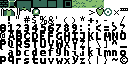
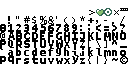
Comparing the layer stacks of the two 128px x 64px images. Changes:
painted on "Window" over [96, 8, 104, 16]
hid "Environment" over [0, 0, 104, 16]
hid "White Base" over [0, 0, 104, 16]
